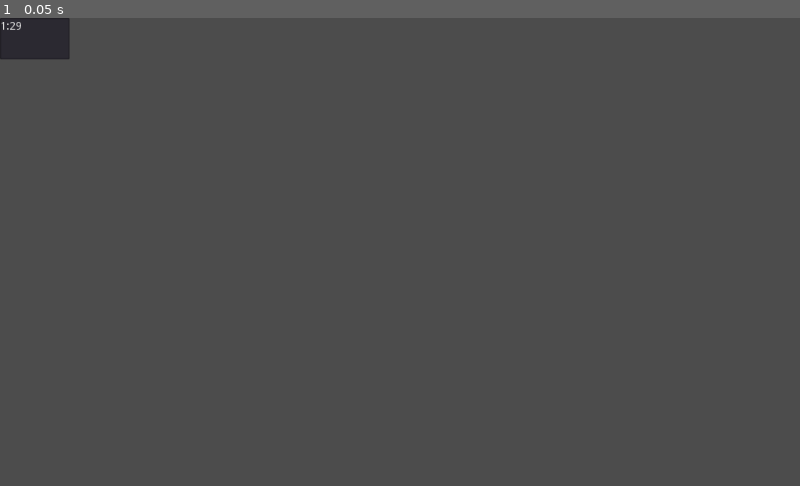
Above: before the commit, frame 1.
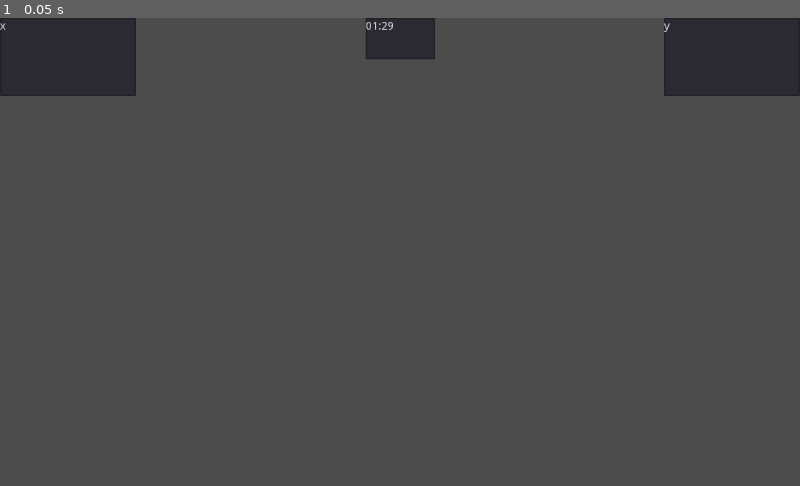
Above: after the commit, the same moment.

Repository: lizrad/fpspf
Game: Godot game, scene res://World.tscn
Two runs of this game, one before a commit and one after it. Both use one fixed random seed, a clock stepped at 60 frames per second and the inputs below.
Inputs:
- Up to frame 1 (0.05 s): no input

The runs differ from the first frame. In frame 1, 5.6% of the frame differs, in the area x 0-100%, y 0-17%.

Commit message:
Add Player score to HUD Format timer mm:ss

Diff:
--- /dev/null
+++ b/UI/Score.tscn
@@ -0,0 +1,11 @@
+[gd_scene format=2]
+
+[node name="Score" type="TextEdit"]
+anchor_left = 1.0
+anchor_right = 1.0
+margin_left = -174.0
+margin_bottom = 100.0
+text = "x"
+__meta__ = {
+"_edit_use_anchors_": false
+}
--- a/UI/Timer.tscn
+++ b/UI/Timer.tscn
@@ -1,10 +1,11 @@
 [gd_scene format=2]
 
 [node name="Timer" type="TextEdit"]
-anchor_right = 1.0
-anchor_bottom = 1.0
-margin_right = -935.0
-margin_bottom = -547.0
+anchor_left = 0.5
+anchor_right = 0.5
+margin_left = -44.5
+margin_right = 44.5
+margin_bottom = 53.0
 text = "xx:yy"
 __meta__ = {
 "_edit_use_anchors_": false
--- a/World.gd
+++ b/World.gd
@@ -3,14 +3,27 @@
 export var round_time := 90.0 # total round time in seconds
 
 var left_time # round timer in ms
+# TODO: combine into array
+var player_manager # holds information about active player and ghosts
+var player_manager2
+
+# TODO: combine into scene  with access functions
 var label_timer # display for remaining round time
-var player_manager # holds information about players
+var label_score1 # score for player 1
+var label_score2 # score for player 2
 
 
 func _ready():
 	left_time = round_time # round timer in ms
+	player_manager = $PlayerManager
+	player_manager.connect("active_player_died", self, "_on_active_player_died")
+	player_manager.connect("ghost_player_died", self, "_on_ghost_player_died")
+	player_manager2 = $PlayerManager2
+	player_manager2.connect("active_player_died", self, "_on_active_player_died")
+	player_manager2.connect("ghost_player_died", self, "_on_ghost_player_died")
 	label_timer = $Timer
-	player_manager = $PlayerManager
+	label_score1 = $Score
+	label_score2 = $Score2
 
 
 func _process(delta):
@@ -18,14 +31,12 @@
 
 	# For UI
 	var seconds = int(left_time)
-	# TODO: string format 00:00
-	label_timer.set_text(String(seconds / 60) + ":" + String(seconds % 60))
+	label_timer.set_text("{mm}:{ss}".format({
+						 "mm":"%02d" % (seconds / 60),
+						 "ss":"%02d" % (seconds % 60)}))
 
 	if left_time <= 0:
 		restart()
-
-	# TODO: check player health and end round or handle per signals
-	#player_manager.activePlayer...
 
 
 # used to restart level:
@@ -37,3 +48,17 @@
 func restart():
 	print("restarting...")
 	left_time = round_time
+
+
+# one of the current active players died:
+#	- add score
+# 	- restart round
+func _on_active_player_died():
+	print("active player died")
+	restart()
+
+
+# a ghost clone of one player died:
+# 	- add score
+func _on_ghost_player_died():
+	print("ghost player died")
--- a/World.tscn
+++ b/World.tscn
@@ -1,12 +1,24 @@
-[gd_scene load_steps=4 format=2]
+[gd_scene load_steps=5 format=2]
 
 [ext_resource path="res://Players/PlayerManager.tscn" type="PackedScene" id=1]
 [ext_resource path="res://World.gd" type="Script" id=2]
 [ext_resource path="res://UI/Timer.tscn" type="PackedScene" id=3]
+[ext_resource path="res://UI/Score.tscn" type="PackedScene" id=4]
 
 [node name="World" type="Spatial"]
 script = ExtResource( 2 )
 
 [node name="PlayerManager" parent="." instance=ExtResource( 1 )]
 
+[node name="PlayerManager2" parent="." instance=ExtResource( 1 )]
+
 [node name="Timer" parent="." instance=ExtResource( 3 )]
+
+[node name="Score" parent="." instance=ExtResource( 4 )]
+anchor_left = 0.0
+anchor_right = 0.0
+margin_left = 0.0
+margin_right = 174.0
+
+[node name="Score2" parent="." instance=ExtResource( 4 )]
+text = "y"
